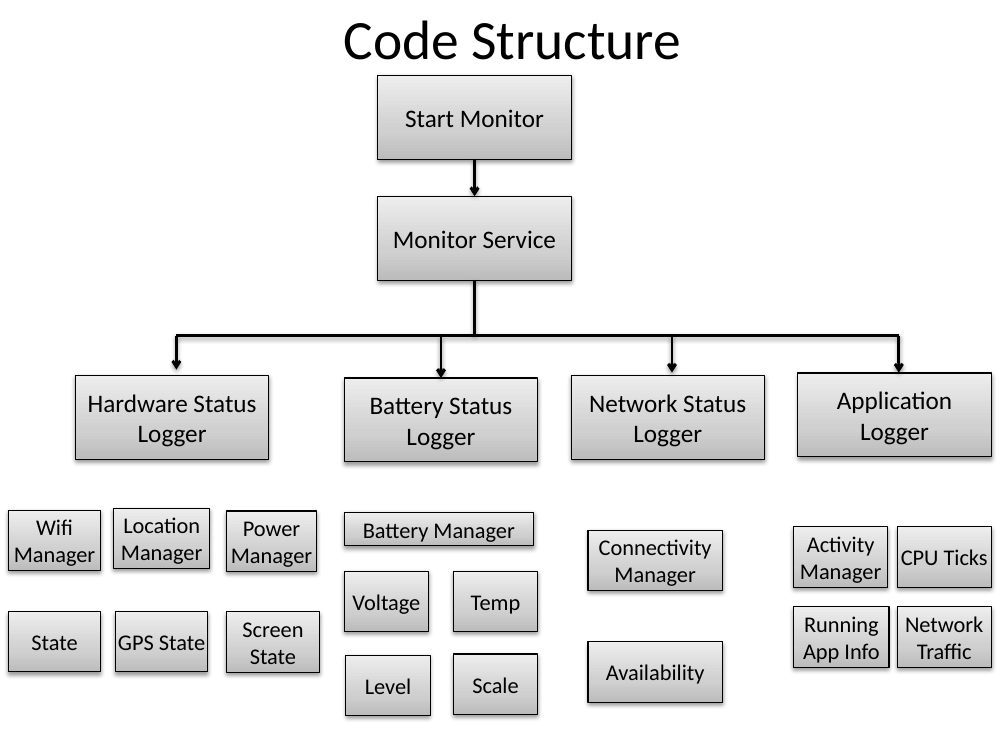
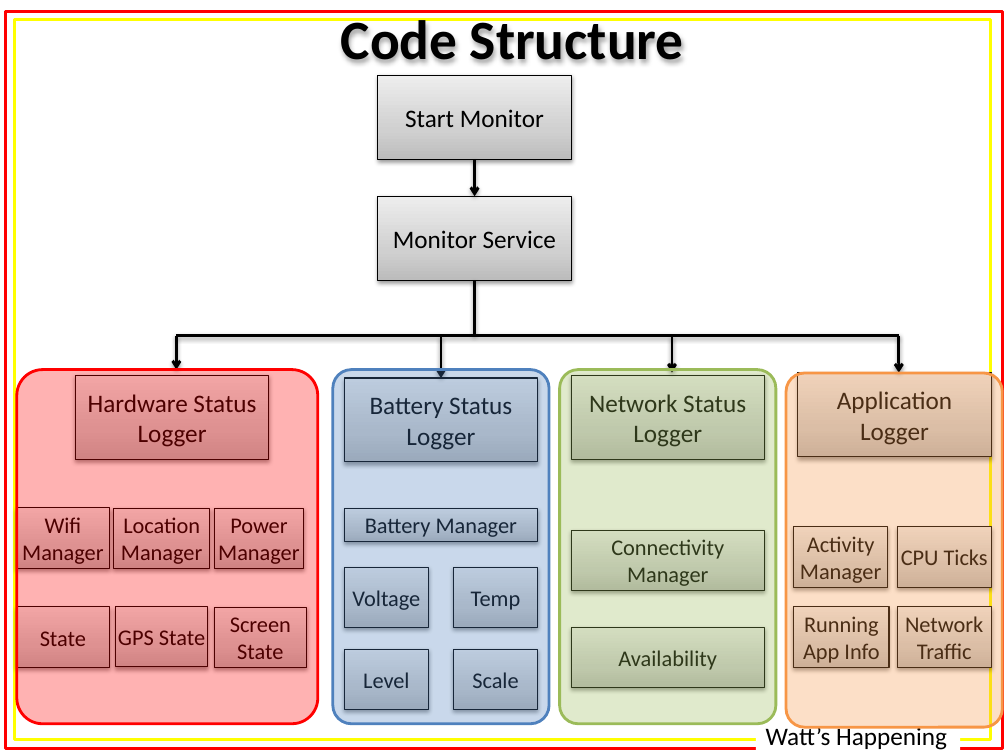
Before and after one commit to alexisfisher/watts-happening, a slide deck: slide 5 of docs/presentation/Presentation.pptx (slide 6 before the commit). Drawn at 1008x756 pixels with LibreOffice and Linux fonts; fonts in the diff are those of the drawing. Boxes give left, top, right and bottom in pixels: in the first picture for what was removed or moved away, otherwise in the second. Text is boxed around its words. In the diff, an @@ line names an element or a change of style, - is before the commit and + after.

```diff
--- a/docs/presentation/Presentation.pptx
+++ b/docs/presentation/Presentation.pptx
@@ rectangle added at <box>5,12,1003,749</box>, outline #FF0000 2 pt @@
@@ rectangle added at <box>14,19,991,740</box>, outline #FFFF00 2 pt @@
@@ title added at <box>58,0,966,76</box>, fill gradient #779737 to #9BC348 to #9DC746, 39.6 pt, text #000000, bold @@
+Code Structure
@@ title removed at <box>343,20,681,60</box> @@
-Code Structure
@@ rounded rectangle added at <box>17,370,319,724</box>, fill #FF0000 at 30% opacity, outline #FF0000 2 pt @@
@@ rounded rectangle added at <box>333,370,549,724</box>, fill #4F81BD at 30% opacity, outline #4F81BD 2 pt @@
@@ rounded rectangle added at <box>559,370,776,724</box>, fill #9BBB59 at 30% opacity, outline #9BBB59 2 pt @@
@@ rounded rectangle added at <box>786,373,1003,727</box>, fill #F79646 at 30% opacity, outline #F79646 2 pt @@
@@ rectangle "Wifi Manager": place and size @@
-rectangle "Wifi Manager" at <box>8,510,101,571</box>
+rectangle "Wifi Manager" at <box>17,508,110,569</box>
@@ rectangle "Power Manager": place and size @@
-rectangle "Power Manager" at <box>227,511,317,572</box>
+rectangle "Power Manager" at <box>214,508,303,569</box>
@@ rectangle "Battery Manager": place and size @@
-rectangle "Battery Manager" at <box>345,512,534,545</box>
+rectangle "Battery Manager" at <box>345,508,538,541</box>
@@ rectangle "Connectivity Manager": place and size @@
-rectangle "Connectivity Manager" at <box>588,530,722,591</box>
+rectangle "Connectivity Manager" at <box>572,530,765,591</box>
@@ rectangle "State": place and size @@
-rectangle "State" at <box>8,612,101,672</box>
+rectangle "State" at <box>17,607,110,667</box>
@@ rectangle "Screen State": place and size @@
-rectangle "Screen State" at <box>227,612,320,672</box>
+rectangle "Screen State" at <box>214,607,306,667</box>
@@ rectangle "Availability": place and size @@
-rectangle "Availability" at <box>588,642,722,703</box>
+rectangle "Availability" at <box>572,628,765,688</box>
@@ 5 rectangles: place and size @@
-5 rectangles at <box>116,572,537,716</box>
+5 rectangles at <box>116,568,537,710</box>
@@ text added at <box>766,724,947,750</box>, 18 pt, text #000000 @@
+Watt’s Happening
```
Also in this commit, not shown: 10 other slides changed, 3 slides added, 2 slides removed, 1 other file.
